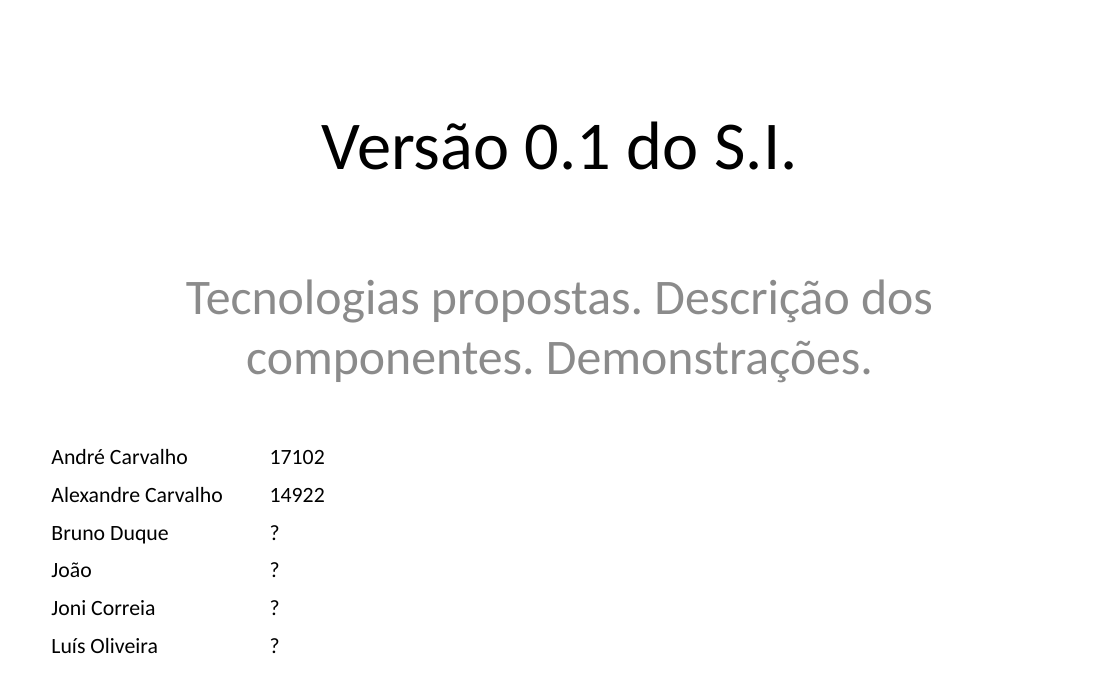
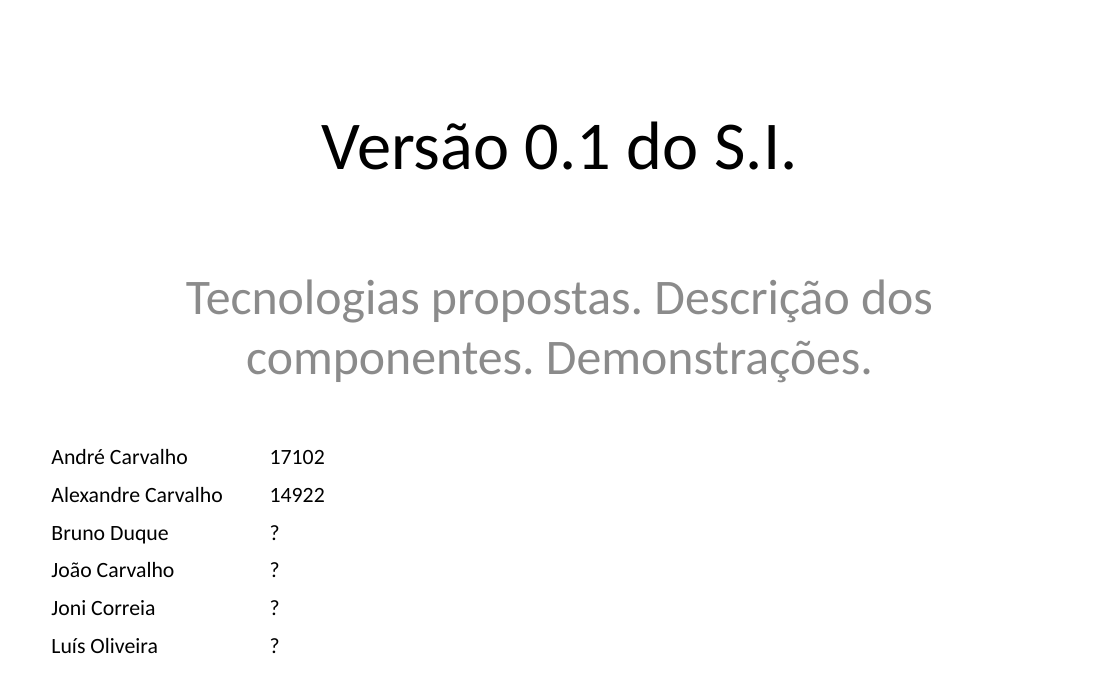
Before and after one commit to iptomar/letrinhas_si, a slide deck: slide 1 of Apresentacoes/v01.pptx. Drawn at 1120x700 pixels with LibreOffice and Linux fonts; fonts in the diff are those of the drawing. Boxes give left, top, right and bottom in pixels: in the first picture for what was removed or moved away, otherwise in the second. Text is boxed around its words. In the diff, an @@ line names an element or a change of style, - is before the commit and + after.

Commit message:
Teste commit adicionei nome

```diff
--- a/Apresentacoes/v01.pptx
+++ b/Apresentacoes/v01.pptx
@@ table at (30, 438, 351, 662) @@
-row 4, column 1: João
+row 4, column 1: João Carvalho
```
